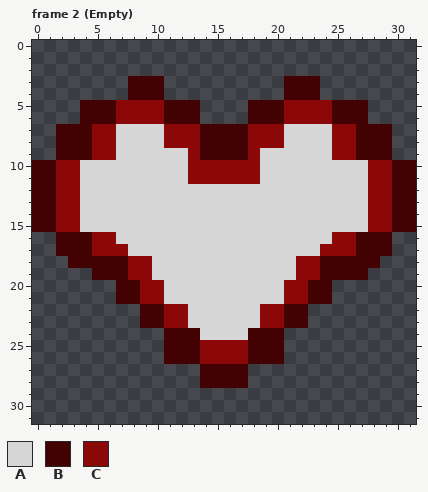
A pixel-art file gets an edit: games/long-way/assets/art/ui/hp.aseprite. Above is the file before it was changed.
32x32 pixels, 2 frames. Colours within 5 levels of each other are drawn and written as one. Shown: frame 2 (Empty). The commit also changed other frames, which this record leaves out.
Palette (. is transparent): A #d5d6d5  B #430202  C #8c0707
Pixels before, frame 2 (Empty), first column x 0:
 3 ........BBB..........BBB........
 4 ........BBB..........BBB........
 5 ....BBBCCCCBBB....BBBCCCCBBB....
 6 ....BBBCCCCBBB....BBBCCCCBBB....
 7 ..BBBCCAAAACCCBBBBCCCAAAACCBBB..
 8 ..BBBCCAAAACCCBBBBCCCAAAACCBBB..
 9 ..BBBCCAAAAAACBBBBCAAAAAACCBBB..
10 BBCCAAAAAAAAACCCCCCAAAAAAAAACCBB
11 BBCCAAAAAAAAACCCCCCAAAAAAAAACCBB
12 BBCCAAAAAAAAAAAAAAAAAAAAAAAACCBB
13 BBCCAAAAAAAAAAAAAAAAAAAAAAAACCBB
14 BBCCAAAAAAAAAAAAAAAAAAAAAAAACCBB
15 BBCCAAAAAAAAAAAAAAAAAAAAAAAACCBB
16 ..BBBCCAAAAAAAAAAAAAAAAAACCBBB..
17 ..BBBCCCAAAAAAAAAAAAAAAACCCBBB..
18 ...BBBBBCCAAAAAAAAAAAACCBBBBB...
19 .....BBBCCAAAAAAAAAAAACCBBBB....
20 .......BBCCAAAAAAAAAACCBB.......
21 .......BBCCAAAAAAAAAACCBB.......
22 .........BBCCAAAAAACCBB.........
23 .........BBCCAAAAAACCBB.........
24 ...........BBBAAAABBB...........
25 ...........BBBCCCCBBB...........
26 ...........BBBCCCCBBB...........
27 ..............BBBB..............
28 ..............BBBB..............
Once edited:
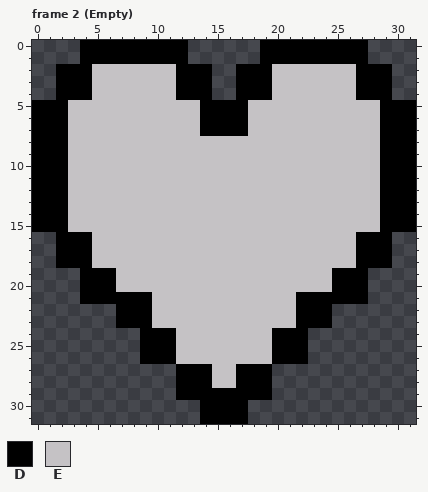
Colours new in this view: D #000000  E #c5c2c5
What changed:
Changed rows in their new state; - is an unchanged pixel.
Frame 2 (Empty):
first column x 0:
 0 ----DDDDDDDDD------DDDDDDDDD----
 1 ----DDDDDDDDD------DDDDDDDDD----
 2 --DDDEEEEEEEDDD--DDDEEEEEEEDDD--
 3 --DDDEEEEEEEDDD--DDDEEEEEEEDDD--
 4 --DDDEEEEEEEDDD--DDDEEEEEEEDDD--
 5 DDDEEEEEEEEEEEDDDDEEEEEEEEEEEDDD
 6 DDDEEEEEEEEEEEDDDDEEEEEEEEEEEDDD
 7 DDDEEEEEEEEEEEDDDDEEEEEEEEEEEDDD
 8 DDDEEEEEEEEEEEEEEEEEEEEEEEEEEDDD
 9 DDDEEEEEEEEEEEEEEEEEEEEEEEEEEDDD
10 DDDEEEEEEEEEEEEEEEEEEEEEEEEEEDDD
11 DDDEEEEEEEEEEEEEEEEEEEEEEEEEEDDD
12 DDDEEEEEEEEEEEEEEEEEEEEEEEEEEDDD
13 DDDEEEEEEEEEEEEEEEEEEEEEEEEEEDDD
14 DDDEEEEEEEEEEEEEEEEEEEEEEEEEEDDD
15 DDDEEEEEEEEEEEEEEEEEEEEEEEEEEDDD
16 --DDDEEEEEEEEEEEEEEEEEEEEEEDDD--
17 --DDDEEEEEEEEEEEEEEEEEEEEEEDDD--
18 --DDDEEEEEEEEEEEEEEEEEEEEEEDDD--
19 ----DDDEEEEEEEEEEEEEEEEEEDDD----
20 ----DDDEEEEEEEEEEEEEEEEEEDDD----
21 ----DDDDDDEEEEEEEEEEEEDDDDDD----
22 -------DDDEEEEEEEEEEEEDDD-------
23 -------DDDEEEEEEEEEEEEDDD-------
24 ---------DDDEEEEEEEEDDD---------
25 ---------DDDEEEEEEEEDDD---------
26 ---------DDDEEEEEEEEDDD---------
27 ------------DDDEEDDD------------
28 ------------DDDEEDDD------------
29 ------------DDDDDDDD------------
30 --------------DDDD--------------
31 --------------DDDD--------------
Changed places in both pictures, as pixel boxes (x1, y1, x2, y2):
changed: (32, 40, 416, 424)
